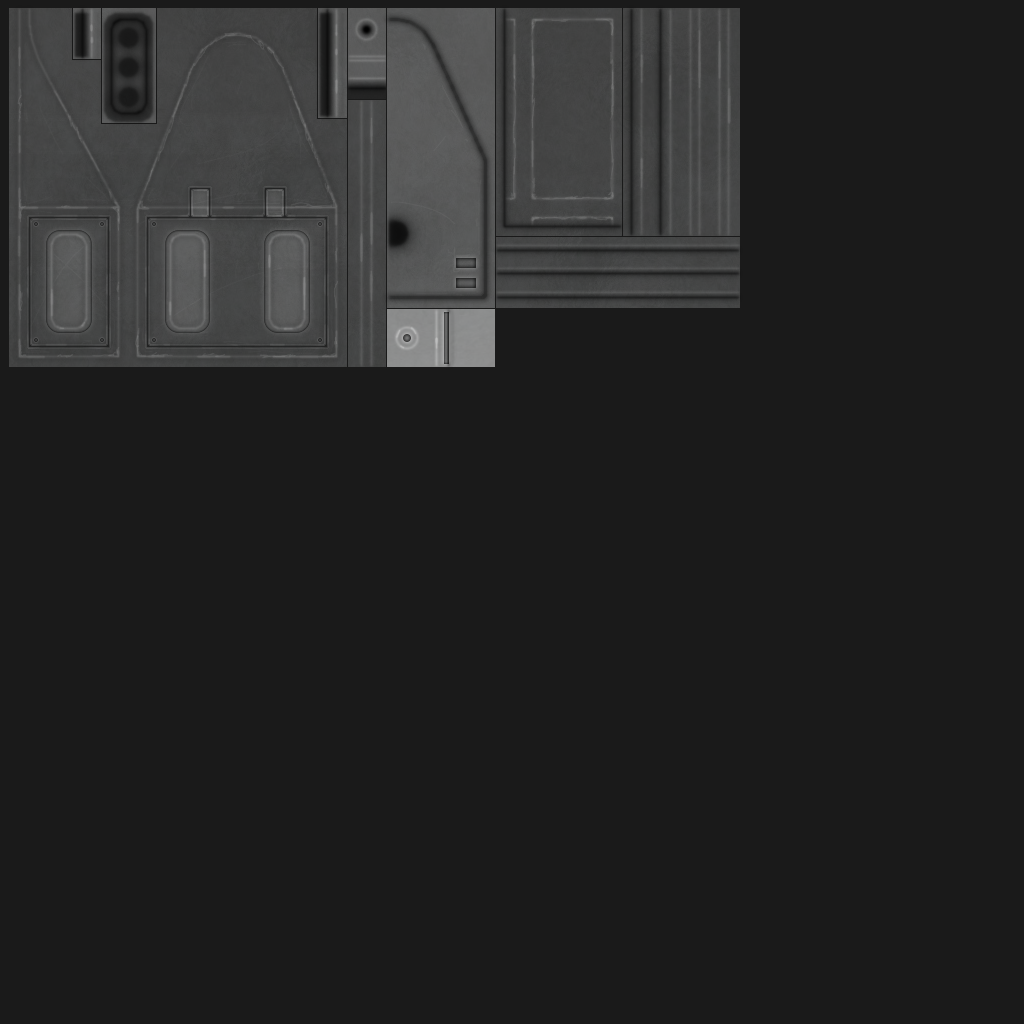
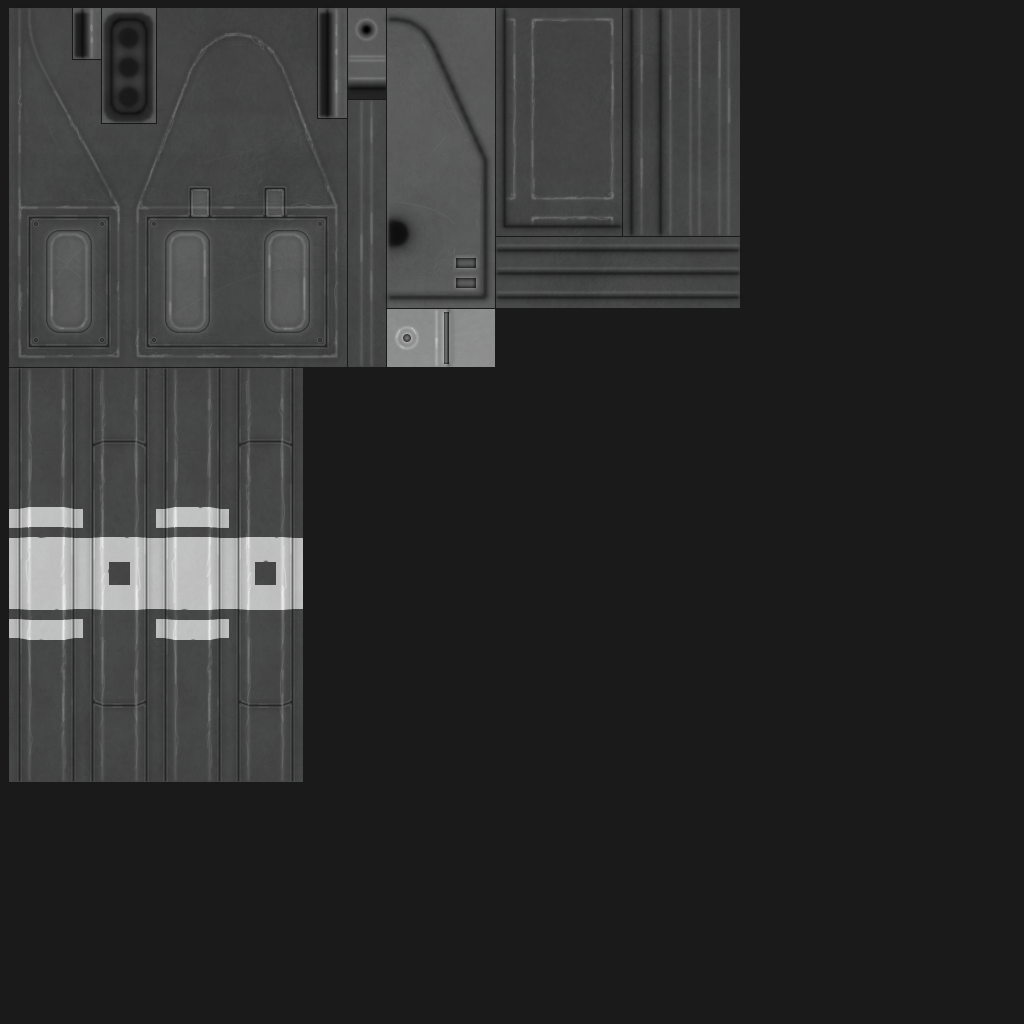
The second w=1024, h=1024 image is a revision of the first. Changes to its layers:
added layer "body high 3" (1st of 2) (40%) above "body high 2" over <box>25,380,287,769</box>
added layer "body high 2" (1st of 2) (40%) above "body high 1" over <box>28,398,285,722</box>
added layer "body high 1" (1st of 2) above "body" over <box>26,368,286,782</box>
added group "body" (1st of 5) (40%) with 3 layers above "body grime 1" over <box>17,368,295,782</box>
added layer "body" (2nd of 5, in "body") in group "body" over <box>19,369,294,781</box>
added layer "body higher" (1st of 2, in "body") in group "body" over <box>18,427,295,718</box>
added layer "body high" (1st of 2, in "body") (50%) in group "body" over <box>17,368,295,782</box>
added layer "body grime 1" (1st of 2) (20%) above "rcs_2" over <box>9,366,303,782</box>
added group "rcs_2" with 52 layers above "wear" over <box>9,366,303,372</box>
moved "wear" (1st of 2, in "rcs_2") into group "rcs_2" over <box>17,366,295,367</box>
added layer "wear" (2nd of 2) (20%) above "colour 1" over <box>9,368,303,782</box>
added layer "colour 1" (2nd of 2) above "b" over <box>9,507,303,640</box>
painted on "b" over <box>9,368,303,782</box>
